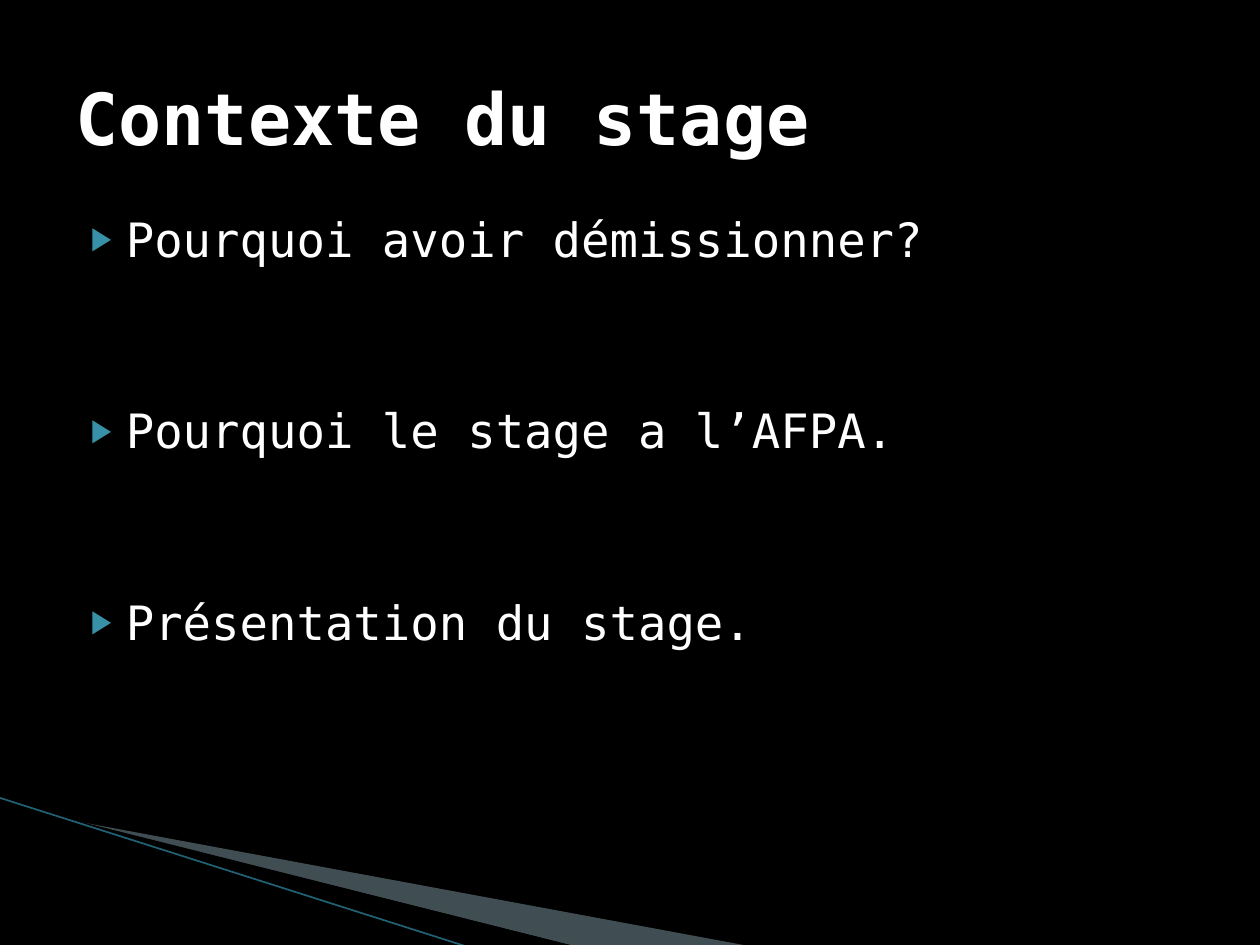
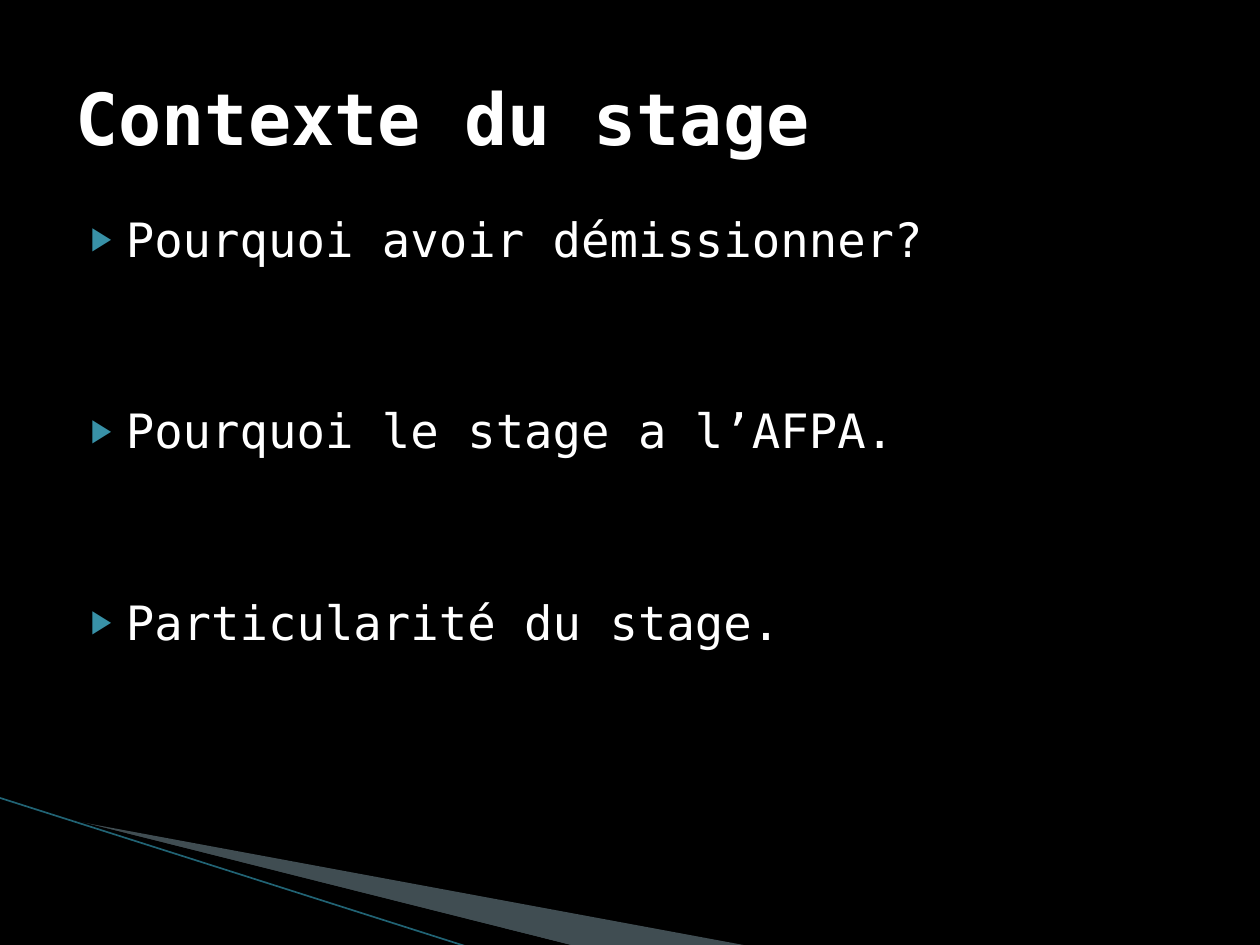
Before and after one commit to AurelienHarle/SuiviStagiaire, a slide deck: slide 3 of doc/Rapport de stage/Presentation suivi de stagiaire.pptx. Drawn at 1260x945 pixels with LibreOffice and Linux fonts; fonts in the diff are those of the drawing; background and template pictures are left out. Boxes give left, top, right and bottom in pixels: in the first picture for what was removed or moved away, otherwise in the second. Text is boxed around its words. In the diff, an @@ line names an element or a change of style, - is before the commit and + after.

```diff
--- a/doc/Rapport de stage/Presentation suivi de stagiaire.pptx
+++ b/doc/Rapport de stage/Presentation suivi de stagiaire.pptx
@@ text at bbox=[126, 602, 781, 650]: text changed @@
-▶ Présentation du stage.
+▶ Particularité du stage.
```
Also in this commit, not shown: 1 other slide changed, 35 other files.
